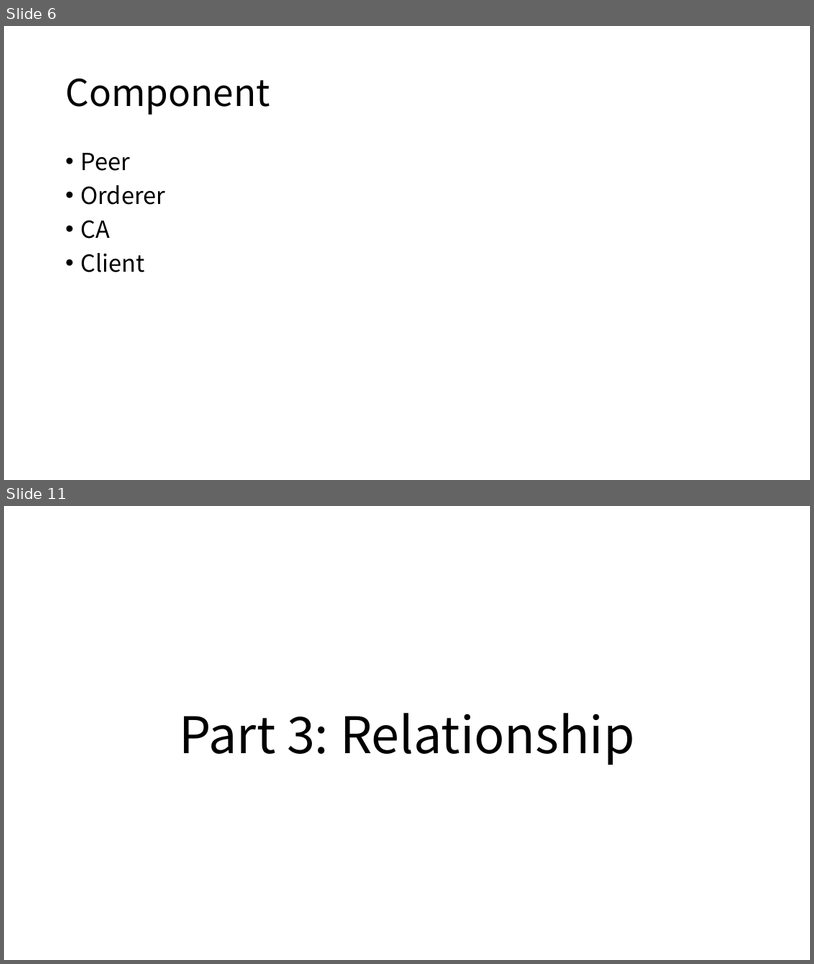
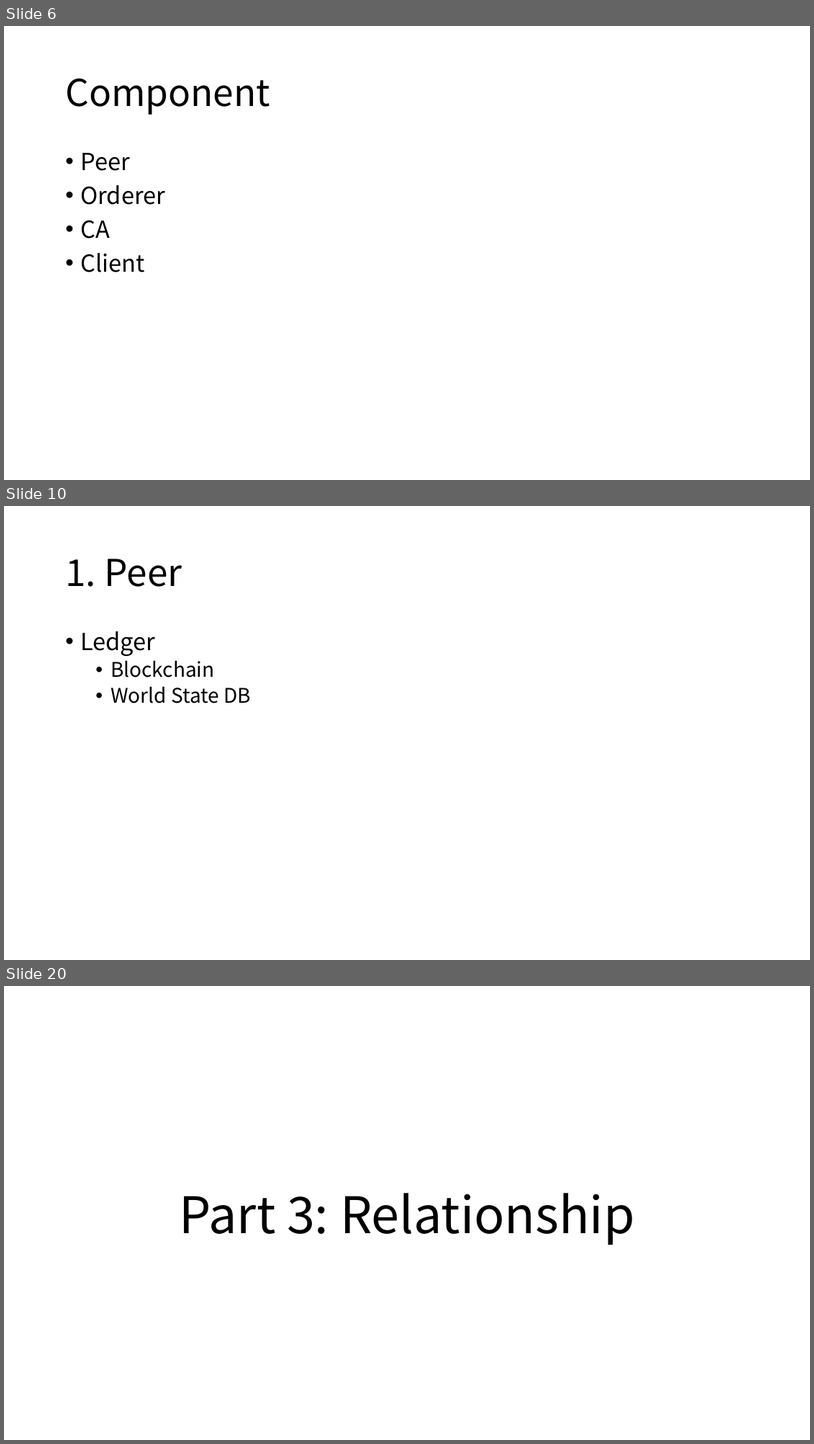
Before and after one commit to freekatz/Blockchain-Notes, a slide deck: fabric notes/【2020.12.26】Fabric Network Runtime Architecture.pptx. Shown one above the other, each under a label of ours: slides 6 and 11 before the commit, slides 6, 10 and 20 after it; the slides between them are not shown. The pictures are 814x964 and 814x1444 pixels, drawn with LibreOffice and Linux fonts; fonts in the diff are those of the drawing. Boxes give left, top, right and bottom in pixels: in the first picture for what was removed or moved away, otherwise in the second. Text is boxed around its words. In the diff, an @@ line names an element or a change of style, - is before the commit and + after.

```diff
--- a/fabric notes/【2020.12.26】Fabric Network Runtime Architecture.pptx
+++ b/fabric notes/【2020.12.26】Fabric Network Runtime Architecture.pptx
@@ slide 10 added at [4,506,810,960], background #FFFFFF @@
@@ title added at [65,559,183,587], 44 pt, text #000000 @@
+1. Peer
@@ text added at [80,631,251,703], 24 pt, text #000000 @@
+• Ledger
+  • Blockchain
+  • World State DB
@@ what was slide 11 is now slide 20 @@
```
Also in this commit, not shown: 4 slides changed, 8 other slides added, 4 other files.
